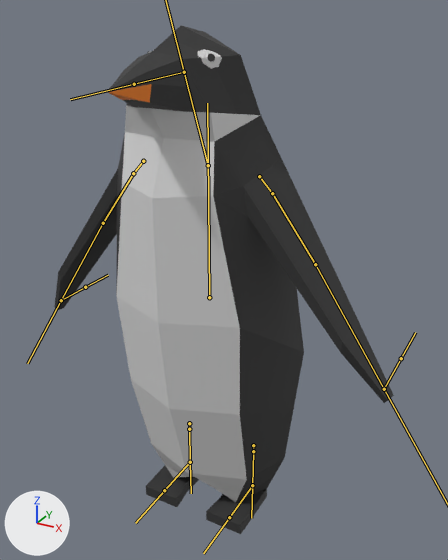
The FBX model Jumpy Animals/Assets/Person/Penguin/Penguin.fbx, before and after one commit.
Both versions are drawn from a camera (50 mm lens) standing at (2.65, -4.54, 4.72) and looking at (0.21, -0.1, 2.5). Every picture has the same lights, and +X, +Y and +Z are marked at lower left. The bones that bend it are drawn over the model as lines.
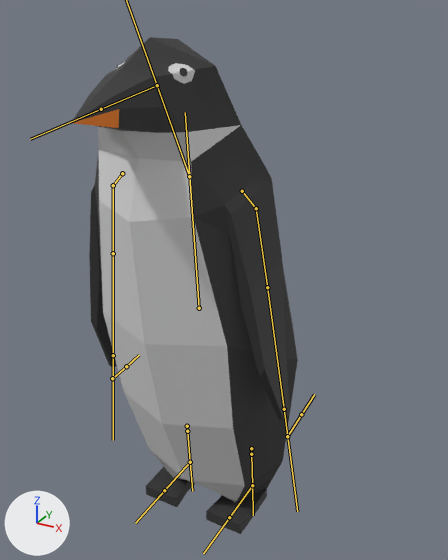
The newer file adds an action. The first version stands in its rest pose; the second is drawn at frame 1 of the action 'Armature.001|Armature.001Action.002'.

Scene script edits in JSON lines:
```json
{"block": "bone_bone", "where": "bone_bone = bpy.data.objects['Armature.001'].pose.bones['Bone']"}
{"op": "set", "path": "bone_bone.location", "old": "(0.0, 0.0, 0.0)", "new": "(0.0, -0.02, 0.19)"}
{"op": "set", "path": "bone_bone.rotation_quaternion", "old": "(1.0, 0.0, 0.0, 0.0)", "new": "(0.999, 0.044, 0.0, 0.0)", "note": "degrees (0, 0, 0) -> degrees (5, 0, 0)"}
{"block": "bone_bone_004", "where": "bone_bone_004 = bpy.data.objects['Armature.001'].pose.bones['Bone.004']  # child of 'Bone.003'"}
{"op": "set", "path": "bone_bone_004.rotation_quaternion", "old": "(1.0, 0.0, 0.0, 0.0)", "new": "(0.969, -0.246, 0.0, 0.013)", "note": "degrees (0, 0, 0) -> degrees (-28, 0, 1)"}
{"block": "bone_bone_005", "where": "bone_bone_005 = bpy.data.objects['Armature.001'].pose.bones['Bone.005']  # child of 'Bone.004'"}
{"op": "set", "path": "bone_bone_005.rotation_quaternion", "old": "(1.0, 0.0, 0.0, 0.0)", "new": "(1.0, 0.02, 0.0, 0.0)", "note": "degrees (0, 0, 0) -> degrees (2, 0, 0)"}
{"block": "bone_bone_007", "where": "bone_bone_007 = bpy.data.objects['Armature.001'].pose.bones['Bone.007']  # child of 'Bone.006'"}
{"op": "set", "path": "bone_bone_007.rotation_quaternion", "old": "(1.0, 0.0, 0.0, 0.0)", "new": "(0.969, 0.246, 0.0, 0.013)", "note": "degrees (0, 0, 0) -> degrees (28, 0, 1)"}
{"block": "bone_bone_008", "where": "bone_bone_008 = bpy.data.objects['Armature.001'].pose.bones['Bone.008']  # child of 'Bone.007'"}
{"op": "set", "path": "bone_bone_008.rotation_quaternion", "old": "(1.0, 0.0, 0.0, 0.0)", "new": "(1.0, -0.02, 0.0, 0.0)", "note": "degrees (0, 0, 0) -> degrees (-2, 0, 0)"}
{"block": "bone_bone_013", "where": "bone_bone_013 = bpy.data.objects['Armature.001'].pose.bones['Bone.013']  # child of 'Bone'"}
{"op": "set", "path": "bone_bone_013.rotation_quaternion", "old": "(1.0, 0.0, 0.0, 0.0)", "new": "(0.999, -0.044, 0.0, 0.0)", "note": "degrees (0, 0, 0) -> degrees (-5, 0, 0)"}
{"block": "bone_bone_014", "where": "bone_bone_014 = bpy.data.objects['Armature.001'].pose.bones['Bone.014']  # child of 'Bone'"}
{"op": "set", "path": "bone_bone_014.rotation_quaternion", "old": "(1.0, 0.0, 0.0, 0.0)", "new": "(0.999, -0.044, 0.0, 0.0)", "note": "degrees (0, 0, 0) -> degrees (-5, 0, 0)"}
```

What differs and where, as boxes (x1, y1, x2, y2) in the pictures (448 x 560 px):
```json
{"object": "Cube.001", "change": "posed", "before": [54, 26, 394, 534], "after": [71, 37, 298, 534], "on screen": "33% narrower"}
{"bone": "Bone", "before": "(209, 297) to (207, 103)", "after": "(199, 308) to (185, 112)"}
{"bone": "Bone.004", "before": "(133, 173) to (103, 223)", "after": "(113, 185) to (113, 253)"}
{"bone": "Bone.005", "before": "(103, 223) to (61, 300)", "after": "(113, 253) to (113, 355)"}
{"bone": "Bone.007", "before": "(272, 193) to (315, 264)", "after": "(256, 208) to (267, 287)"}
{"bone": "Bone.008", "before": "(315, 264) to (384, 389)", "after": "(267, 287) to (284, 409)"}
```
